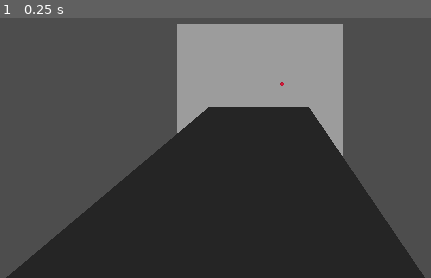
Above: before the commit, frame 1.
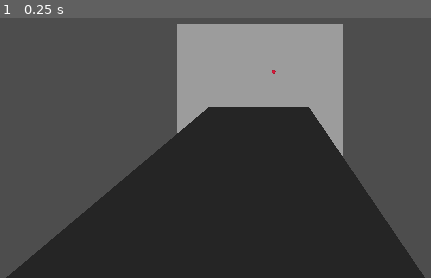
Above: after the commit, the same moment.

Repository: XSnipinblazeX/Godot-Ballistics
Game: Godot game, scene res://MsinScene.tscn
The game is run twice, just before and just after one commit, with the same random seed, the same clock (stepped at 60 frames per second) and the same inputs.
Inputs:
- Up to frame 1 (0.25 s): no input

The runs differ from the first frame. In frame 1, less than 0.1% of the frame differs, in the area x 63-66%, y 20-27%.

Commit message:
Update BallisticMovemnt.gd
Changed graph to change in velocity over time currently working on ways to use that but it works regardless

Signed-off-by: XSnipinblazeX <91927524+XSnipinblazeX@users.noreply.github.com>

Diff:
--- a/Ballistics/BallisticMovemnt.gd
+++ b/Ballistics/BallisticMovemnt.gd
@@ -7,14 +7,14 @@
 # About 4/5 accurate when compared to my references using the F5 Sports Pitchlogic System
 # Updated 7/28/2024
 # Updated 7/29/24 10:37AM PST
-
+# Updated 7/29/24 10:49AM PST
 
 extends MeshInstance3D
 
 var mass = 0.0167
 var Active = false
 var iV = 39
-var velocity = Vector3(0, 0, 0)
+var initial_velocity = Vector3()
 var direction = Vector3(0, -0.04, -1)
 var spin = Vector3(1252, 1480, -858)
 var angDamp = 0.2
@@ -31,30 +31,34 @@
 var lastPos = global_transform.origin
 var current_time = 0.0  # Initialize current time
 
-# Pre-calculated velocity data
-var velocity_data = []
+# Pre-calculated change in velocity data
+var delta_velocity_data = []
 var max_time = 5.0
 var time_step = 0.1
 
 func _ready():
-    velocity = iV * direction
+    initial_velocity = iV * direction
     Active = true
-    compute_velocities()
+    compute_delta_velocities()
 
-func compute_velocities():
-    var current_velocity = velocity
+func compute_delta_velocities():
+    var current_velocity = initial_velocity
     for t in range(0, max_time / time_step):
         var delta_time = t * time_step
+        var previous_velocity = current_velocity
         current_velocity = Move(lastPos, current_velocity, time_step)
-        velocity_data.append({
+
+        # Calculate change in velocity (stored as negative for forces adding to velocity)
+        var delta_velocity = previous_velocity - current_velocity
+        delta_velocity_data.append({
             "time": delta_time,
-            "velocity": current_velocity
+            "delta_velocity": delta_velocity
         })
 
-func get_velocity_at_time(target_time):
-    for data in velocity_data:
+func get_delta_velocity_at_time(target_time):
+    for data in delta_velocity_data:
         if data["time"] >= target_time:
-            return data["velocity"]
+            return data["delta_velocity"]
     return null
 
 func Move(pos, _velocity, delta):
@@ -69,15 +73,17 @@
         torque *= -1
     var angAccel = torque / MoI
     spin -= angAccel
-    _velocity += magnus_force * delta
+    _velocity += magnus_force * delta  # Update velocity with Magnus force
 
     return _velocity
 
 func _physics_process(delta):
     if Active:
         current_time += delta  # Increment current time by delta
-        var velocity_at_time = get_velocity_at_time(current_time)
+        var delta_velocity_at_time = get_delta_velocity_at_time(current_time)
 
-        if velocity_at_time:
-            global_transform.origin += velocity_at_time * delta
+        if delta_velocity_at_time:
+            # Update the velocity by subtracting the change in velocity
+
+            global_transform.origin += (initial_velocity - delta_velocity_at_time) * delta
             lastPos = global_transform.origin
